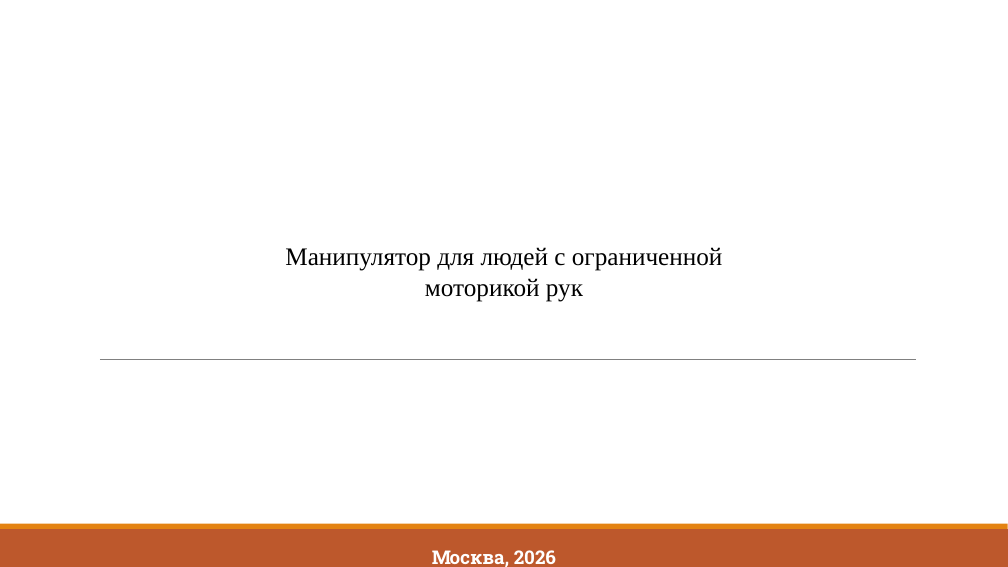
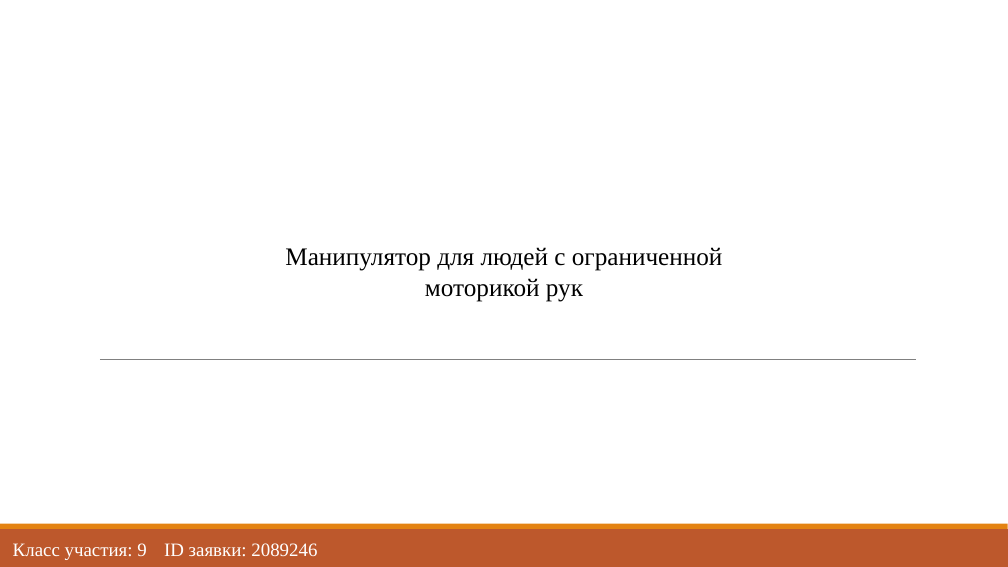
Before and after one commit to Zerocummer/Mmm-Yummers, a slide deck: slide 1 of Мышка для людей с ОВЗ/Документы/Презентация о манипуляторе.pptx. Drawn at 1008x567 pixels with LibreOffice and Linux fonts; fonts in the diff are those of the drawing. Boxes give left, top, right and bottom in pixels: in the first picture for what was removed or moved away, otherwise in the second. Text is boxed around its words. In the diff, an @@ line names an element or a change of style, - is before the commit and + after.

```diff
--- a/Мышка для людей с ОВЗ/Документы/Презентация о манипуляторе.pptx
+++ b/Мышка для людей с ОВЗ/Документы/Презентация о манипуляторе.pptx
@@ text added at [13, 543, 146, 560], 18 pt, text #FFFFFF @@
+Класс участия: 9
@@ text added at [164, 543, 317, 556], 18 pt, text #FFFFFF @@
+ID заявки: 2089246
@@ text removed at [432, 550, 556, 567] @@
-Москва, 2026
```
